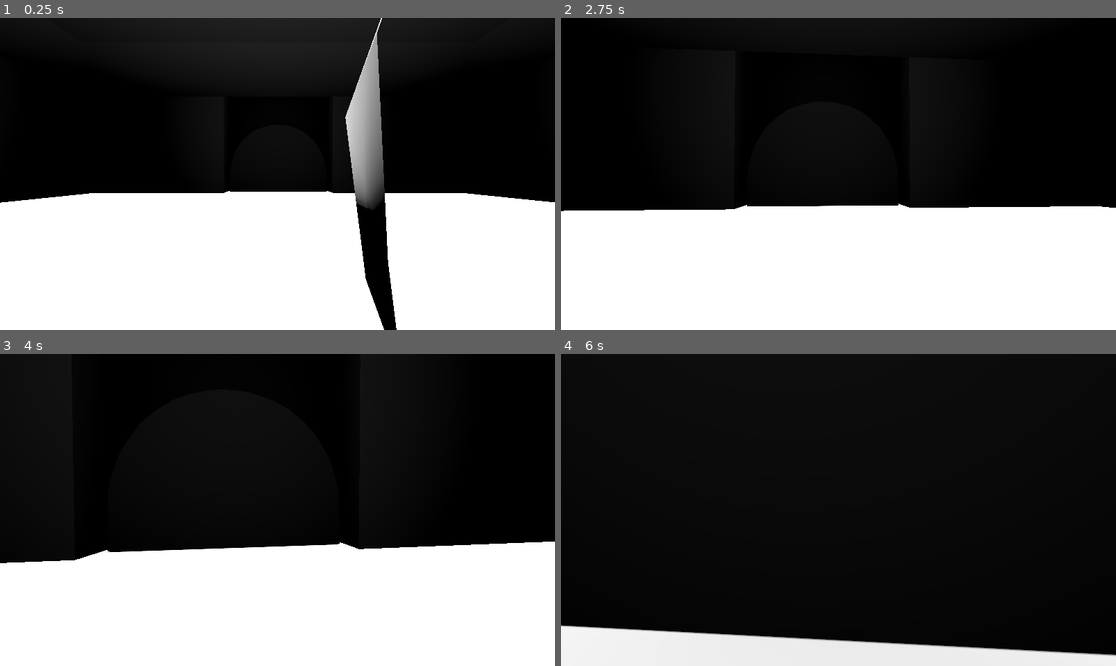
Above: before the commit, frames 1-4 (two rows, left to right).
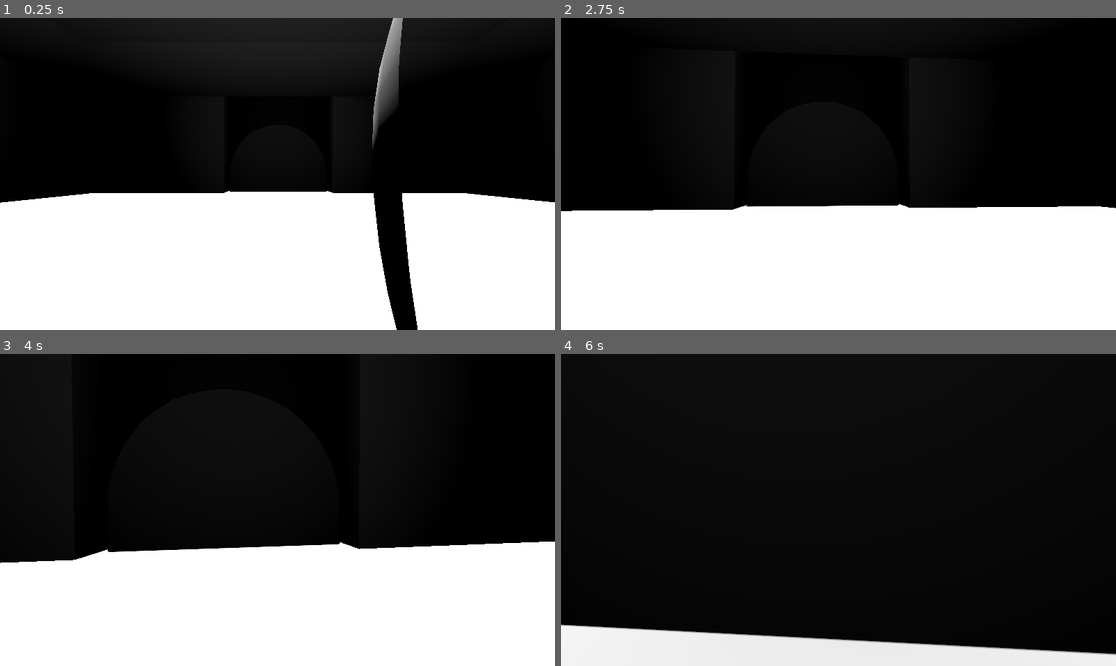
Above: after the commit, the same moments.

Repository: Fabricio-Romero/Juego_3D_Terror
Game: Godot game, scene res://Escenas/main.tscn
Same seed, same stepped clock (60 frames per second), same inputs: the game is played once before the commit and once after it.
Inputs (mouse positions are in pixels of both pictures, inside the frame that each line leads up to):
- Up to frame 1 (0.25 s): no input
- Up to frame 2 (2.75 s): tap Enter at 0.5 s; move the mouse to (866, 174) at 0.52 s; hold Up (move_forward) from 0.53 s (still down); tap Space (jump) at 0.77, 1.52 s; move the mouse to (810, 174) at 1.27 s; move the mouse to (849, 167) at 2.02 s
- Up to frame 3 (4 s): keep holding Up (move_forward); move the mouse to (271, 516) at 2.77 s; tap Space (jump) at 3.02, 3.77 s; move the mouse to (316, 513) at 3.52 s
- Up to frame 4 (6 s): move the mouse to (794, 506) at 4.27 s; tap Space (jump) at 4.52 s; move the mouse to (844, 510) at 5.02 s; move the mouse to (816, 503) at 5.77 s; release Up (move_forward) at 5.78 s; hold Right (move_right) from 5.78 s (still down)

The runs differ from the first frame. In frame 1, 6.2% of the frame differs, in the area x 62-76%, y 0-100%; in frame 2, less than 0.1%; in frame 3, 0.1%; in frame 4, 0.7%.

Commit message:
Se corrigio la animacion de la camara

Diff:
--- a/Escenas/jugador.tscn
+++ b/Escenas/jugador.tscn
@@ -9,7 +9,6 @@
 
 [sub_resource type="Animation" id="Animation_pd7u1"]
 resource_name = "Caminar"
-loop_mode = 1
 tracks/0/type = "value"
 tracks/0/imported = false
 tracks/0/enabled = true
@@ -49,7 +48,7 @@
 
 [node name="Pivot" type="Node3D" parent="." unique_id=1448965416]
 
-[node name="Character" parent="Pivot" unique_id=691240386 instance=ExtResource("2_pd7u1")]
+[node name="Character" parent="Pivot" unique_id=3234505 instance=ExtResource("2_pd7u1")]
 
 [node name="CollisionShape3D" type="CollisionShape3D" parent="." unique_id=299837290]
 transform = Transform3D(1, 0, 0, 0, 1, 0, 0, 0, 1, 0, 0.86694336, 0)
Binary file changed: Assets/Modelos3D/elCulon.fbx
Binary file added: Assets/Modelos3D/linterna.fbx
Not shown, added: Assets/Modelos3D/linterna.fbx.import
